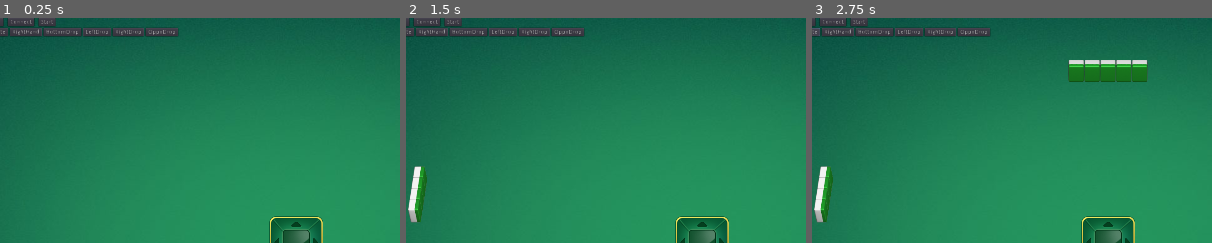
Above: before the commit, frames 1-3 (left to right).
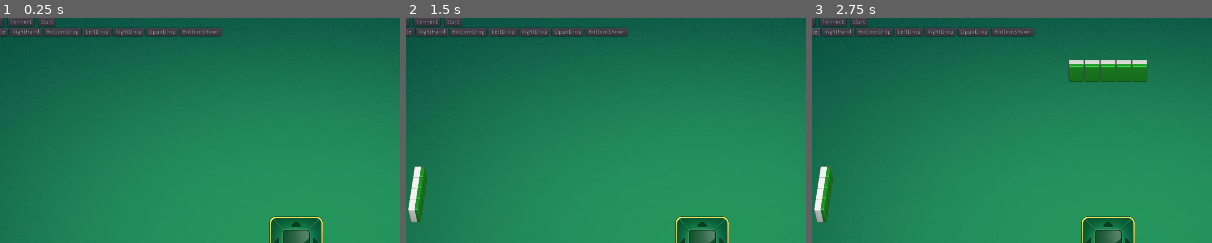
Above: after the commit, the same moments.

Repository: c-my/MahjongGame
Game: Godot game, scene res://Table/Table.tscn
Two runs of this game, one before a commit and one after it. Both use one fixed random seed, a clock stepped at 60 frames per second and the inputs below.
Inputs:
- Up to frame 1 (0.25 s): no input
- Up to frame 2 (1.5 s): click "Add Tile" at 0.5 s; click "Add to Left" at 1.25 s
- Up to frame 3 (2.75 s): click "Add to Oppotite" at 2 s
The pictures show only the part of the screen within x 13-63%, y 0-50%; the shares and areas given below are measured in that part.

The runs differ from the first frame. In frame 1, 0.4% of the frame differs, in the area x 44-56%, y 4-9%; in frame 2, 0.4%; in frame 3, 0.4%.

Commit message:
add BottomShown area

Diff:
--- a/Constants.gd
+++ b/Constants.gd
@@ -24,6 +24,8 @@
 
 	const BOTTOM_DROP_WIDTH = 76
 	const BOTTOM_DROP_HEIGHT = 118
+	const BOTTOM_DROP_THICK = 32
+	const BOTTOM_SHOWN_SEP = 20
 
 class Screen:
 	const WIDTH = 1920
--- a/ShownTile.gd
+++ /dev/null
@@ -1,38 +0,0 @@
-extends Node2D
-
-
-# Declare member variables here. Examples:
-# var a = 2
-# var b = "text"
-var texture
-
-# Called when the node enters the scene tree for the first time.
-func _ready():
-	texture = ImageTexture.new()
-	texture = load("res://Asset/Tile/DropTileBottom.png")
-
-func show_tiles(tiles):
-	for suit in tiles:
-		if(suit["shown_type"]==Message.player_action.CHOW):
-			pass
-		elif(suit["shown_type"]==Message.player_action.PONG):
-			pass
-		elif(suit["shown_type"]==Message.player_action.EXPOSED_KONG):
-			pass
-		elif(suit["shown_type"]==Message.player_action.CONCEALED_KONG):
-			pass
-		elif(suit["shown_type"]==Message.player_action.ADDED_KONG):
-			pass
-
-func get_tile_instance(suit, number):
-	var tile = Sprite.new()
-	tile.texture = texture
-	tile.centered = false
-	tile.vframes = 7
-	tile.hframes = 9
-	tile.frame_coords = Vector2(number-1, suit)
-	return tile
-
-# Called every frame. 'delta' is the elapsed time since the previous frame.
-#func _process(delta):
-#	pass
--- a/ShownTile.tscn
+++ /dev/null
@@ -1,6 +0,0 @@
-[gd_scene load_steps=2 format=2]
-
-[ext_resource path="res://ShownTile.gd" type="Script" id=1]
-
-[node name="ShownTile" type="Node2D"]
-script = ExtResource( 1 )
--- /dev/null
+++ b/Table/BottomShown.gd
@@ -0,0 +1,82 @@
+extends Node2D
+
+
+# Declare member variables here. Examples:
+# var a = 2
+# var b = "text"
+var texture
+var hide_texture
+var pos = 0
+
+# Called when the node enters the scene tree for the first time.
+func _ready():
+	texture = ImageTexture.new()
+	texture = load("res://Asset/Tile/DropTileBottom.png")
+	hide_texture = ImageTexture.new()
+	hide_texture = load("res://Asset/Tile/HideTileBottom.png")
+
+
+func show_tiles(tiles):
+	var size = 0
+	for suit in tiles:
+		if(suit["shown_type"]==Message.player_action.CHOW or
+		suit["shown_type"]==Message.player_action.PONG):
+			for i in range(3):
+				var tmp = suit["tiles"][i]
+				var t = get_tile_instance(tmp["suit"], tmp["number"])
+				add_child(t)
+				t.position = Vector2(pos+i*Constants.Tile.BOTTOM_DROP_WIDTH, 0)
+		elif(suit["shown_type"]==Message.player_action.EXPOSED_KONG):
+			for i in range(3):
+				var tmp = suit["tiles"][i]
+				var t = get_tile_instance(tmp["suit"], tmp["number"])
+				add_child(t)
+				t.position = Vector2(pos+i*Constants.Tile.BOTTOM_DROP_WIDTH, 0)
+			var t = get_tile_instance(suit["tiles"][3]["suit"], suit["tiles"][3]["number"])
+			add_child(t)
+			t.position = Vector2(pos+Constants.Tile.BOTTOM_DROP_WIDTH, -Constants.Tile.BOTTOM_DROP_THICK)
+
+		elif(suit["shown_type"]==Message.player_action.CONCEALED_KONG):
+			for i in range(3):
+				var t = get_hide_tile_instance()
+				add_child(t)
+				t.position = Vector2(pos+i*Constants.Tile.BOTTOM_DROP_WIDTH, 0)
+			var t = get_hide_tile_instance()
+			add_child(t)
+			t.position = Vector2(pos+Constants.Tile.BOTTOM_DROP_WIDTH, -Constants.Tile.BOTTOM_DROP_THICK)
+		elif(suit["shown_type"]==Message.player_action.ADDED_KONG):
+			for i in range(3):
+				var tmp = suit["tiles"][i]
+				var t = get_tile_instance(tmp["suit"], tmp["number"])
+				add_child(t)
+				t.position = Vector2(pos+i*Constants.Tile.BOTTOM_DROP_WIDTH, 0)
+			var hide_t = get_hide_tile_instance()
+			add_child(hide_t)
+			hide_t.position = Vector2(pos+Constants.Tile.BOTTOM_DROP_WIDTH, -Constants.Tile.BOTTOM_DROP_THICK)
+
+		pos += Constants.Tile.BOTTOM_SHOWN_SEP + 3*Constants.Tile.BOTTOM_DROP_WIDTH
+
+func clear_tiles():
+	pos = 0
+	pass
+
+
+func get_tile_instance(suit, number):
+	var tile = Sprite.new()
+	tile.texture = texture
+	tile.centered = false
+	tile.vframes = 5
+	tile.hframes = 9
+	tile.frame_coords = Vector2(number-1, suit)
+	return tile
+
+func get_hide_tile_instance():
+	var tile = Sprite.new()
+	tile.texture = hide_texture
+	tile.centered = false
+	return tile
+
+
+# Called every frame. 'delta' is the elapsed time since the previous frame.
+#func _process(delta):
+#	pass
--- a/Table/BottomShownArea.gd
+++ /dev/null
@@ -1,22 +0,0 @@
-extends Node
-
-
-# Declare member variables here. Examples:
-# var a = 2
-# var b = "text"
-
-var shown_suits = []
-
-
-# Called when the node enters the scene tree for the first time.
-func _ready():
-	pass # Replace with function body.
-
-
-
-
-
-
-# Called every frame. 'delta' is the elapsed time since the previous frame.
-#func _process(delta):
-#	pass
--- a/Table/Table.gd
+++ b/Table/Table.gd
@@ -193,3 +193,35 @@
 	$RightDropArea.clear_tiles();
 	$OppositeDropArea.add_tile(randi()%3, randi()%9)
 	$OppositeDropArea.show_tiles()
+
+
+func _on_bottomshown_pressed():
+	var json_tmp = JSON.parse("""[
+	{
+		"shown_type":2,
+		"tiles":[
+			{"suit":0,"number":1},
+			{"suit":0,"number":2},
+			{"suit":0,"number":3}
+		]
+	},
+   {
+		"shown_type":5,
+		"tiles":[
+			{"suit":2,"number":3},
+			{"suit":2,"number":3},
+			{"suit":2,"number":3},
+			{"suit":2,"number":3}
+		]
+	},
+   {
+		"shown_type":4,
+		"tiles":[
+			{"suit":1,"number":7},
+			{"suit":1,"number":7},
+			{"suit":1,"number":7},
+			{"suit":1,"number":7}
+		]
+	}
+]""")
+	$BottomShown.show_tiles(json_tmp.result)
--- a/Table/Table.tscn
+++ b/Table/Table.tscn
@@ -22,7 +22,32 @@
 [ext_resource path="res://Table/BottomDropArea.gd" type="Script" id=20]
 [ext_resource path="res://Table/BottomHand.gd" type="Script" id=21]
 [ext_resource path="res://Table/LeftDropArea.gd" type="Script" id=22]
-[ext_resource path="res://Table/BottomShownArea.gd" type="Script" id=23]
+[ext_resource path="res://Table/BottomShown.gd" type="Script" id=23]
+
+[sub_resource type="GDScript" id=1]
+script/source = "extends Node
+
+
+# Declare member variables here. Examples:
+# var a = 2
+# var b = \"text\"
+
+var shown_suits = []
+
+
+# Called when the node enters the scene tree for the first time.
+func _ready():
+	pass # Replace with function body.
+
+
+
+
+
+
+# Called every frame. 'delta' is the elapsed time since the previous frame.
+#func _process(delta):
+#	pass
+"
 
 [node name="Table" type="Node2D"]
 script = ExtResource( 6 )
@@ -76,6 +101,10 @@
 margin_bottom = 295.0
 texture = ExtResource( 9 )
 
+[node name="BottomShown" type="Node2D" parent="."]
+position = Vector2( 92.726, 914.896 )
+script = ExtResource( 23 )
+
 [node name="BottomHand" type="HBoxContainer" parent="."]
 margin_left = 155.239
 margin_top = 303.084
@@ -161,7 +190,7 @@
 texture_normal = ExtResource( 11 )
 
 [node name="BottomShownArea" type="Node" parent="."]
-script = ExtResource( 23 )
+script = SubResource( 1 )
 
 [node name="VBoxContainer" type="VBoxContainer" parent="."]
 margin_right = 40.0
@@ -171,7 +200,7 @@
 }
 
 [node name="TestButtons" type="HBoxContainer" parent="VBoxContainer"]
-margin_right = 677.0
+margin_right = 782.0
 margin_bottom = 20.0
 custom_constants/separation = 10
 __meta__ = {
@@ -215,7 +244,7 @@
 
 [node name="HBoxContainer" type="HBoxContainer" parent="VBoxContainer"]
 margin_top = 24.0
-margin_right = 677.0
+margin_right = 782.0
 margin_bottom = 44.0
 
 [node name="Button" type="Button" parent="VBoxContainer/HBoxContainer"]
@@ -270,6 +299,12 @@
 margin_right = 677.0
 margin_bottom = 20.0
 text = "OppoDrop"
+
+[node name="Button9" type="Button" parent="VBoxContainer/HBoxContainer"]
+margin_left = 681.0
+margin_right = 782.0
+margin_bottom = 20.0
+text = "BottomShown"
 [connection signal="pressed" from="VBoxContainer/TestButtons/One" to="." method="_on_Button4_pressed"]
 [connection signal="pressed" from="VBoxContainer/TestButtons/Two" to="." method="_on_Button5_pressed"]
 [connection signal="pressed" from="VBoxContainer/TestButtons/Three" to="." method="_on_Button6_pressed"]
@@ -284,3 +319,4 @@
 [connection signal="pressed" from="VBoxContainer/HBoxContainer/Button6" to="." method="_on_leftdrop_pressed"]
 [connection signal="pressed" from="VBoxContainer/HBoxContainer/Button7" to="." method="_on_rightdrop_pressed"]
 [connection signal="pressed" from="VBoxContainer/HBoxContainer/Button8" to="." method="_on_oppodrop_pressed"]
+[connection signal="pressed" from="VBoxContainer/HBoxContainer/Button9" to="." method="_on_bottomshown_pressed"]
Binary file added: Asset/Tile/HideTileBottom.png
Not shown, added: Asset/Tile/HideTileBottom.png.import
Not shown: 1 places in Table/Table.tscn that only renumber resources
